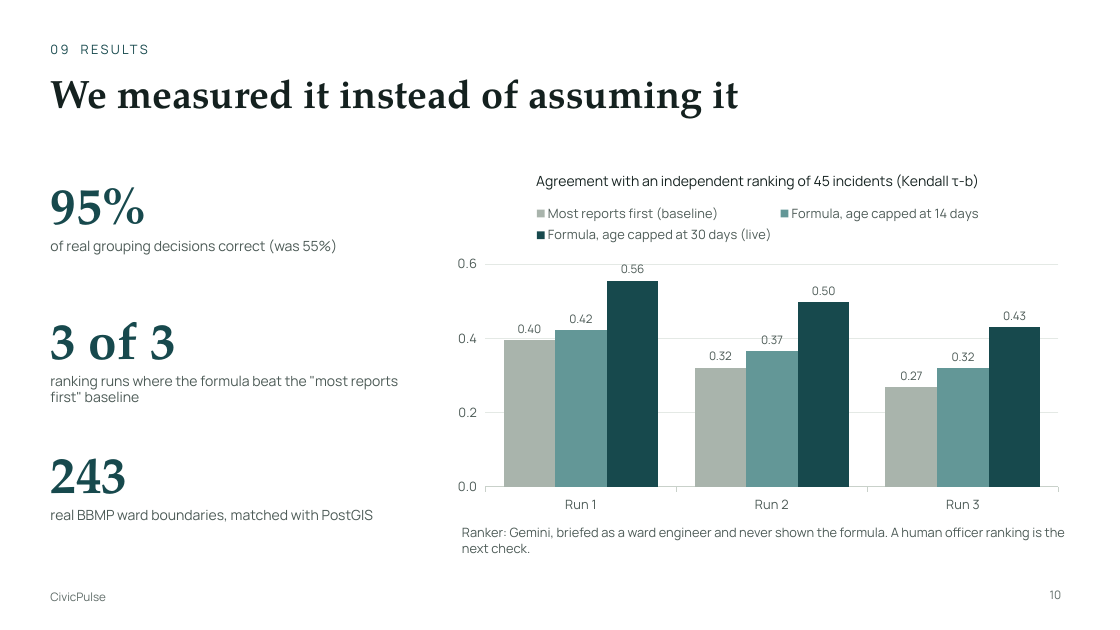
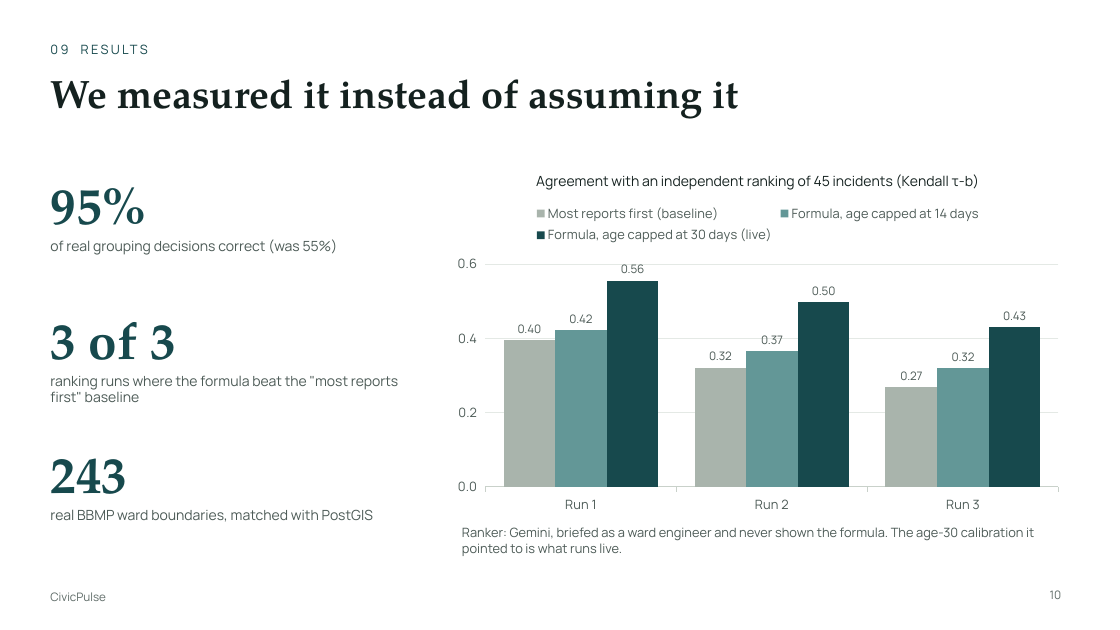
Before and after one commit to Proj-CivicPulse/CivicPulse, a slide deck: slide 10 of presentation/CivicPulse-final.pptx. Drawn at 1120x630 pixels with LibreOffice and Linux fonts; fonts in the diff are those of the drawing. Boxes give left, top, right and bottom in pixels: in the first picture for what was removed or moved away, otherwise in the second. Text is boxed around its words. In the diff, an @@ line names an element or a change of style, - is before the commit and + after.

```diff
--- a/presentation/CivicPulse-final.pptx
+++ b/presentation/CivicPulse-final.pptx
@@ text at (462, 527, 1034, 556): text changed @@
-Ranker: Gemini, briefed as a ward engineer and never shown the formula. A human officer ranking is the next check.
+Ranker: Gemini, briefed as a ward engineer and never shown the formula. The age-30 calibration it pointed to is what runs live.
```
Also in this commit, not shown: 2 other slides changed, 6 other files.
